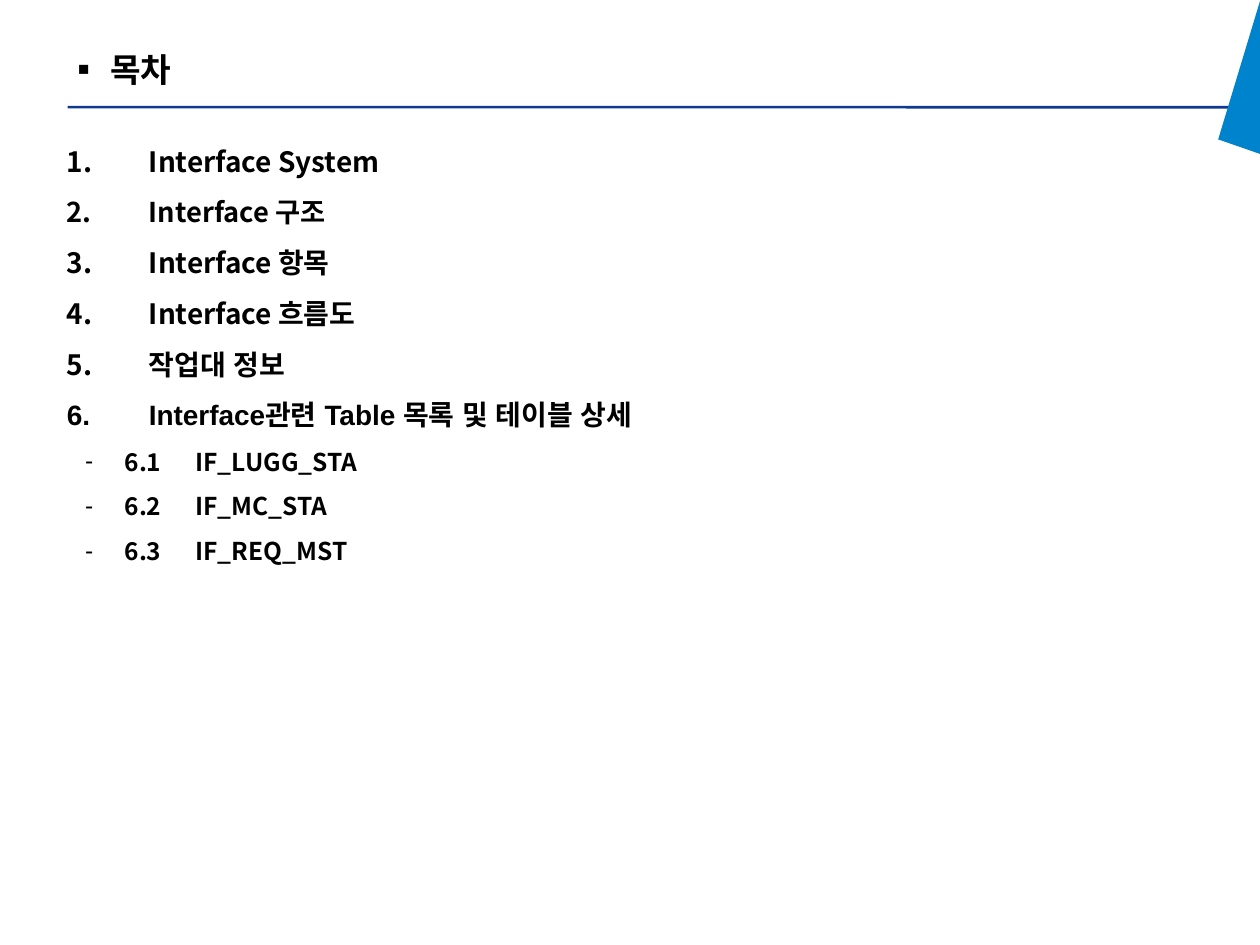
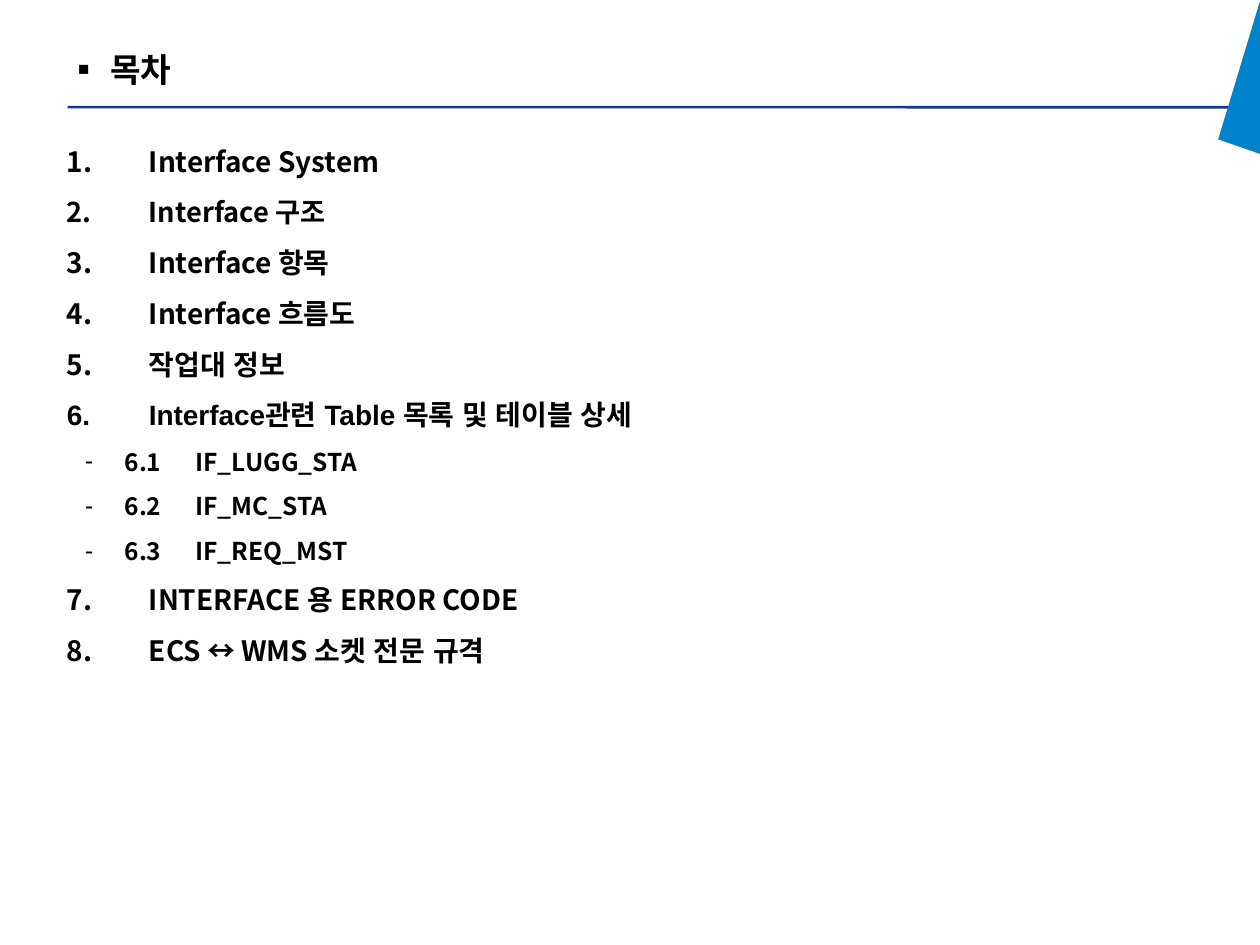
Before and after one commit to yeorijby-coder/KET_TASKs, a slide deck: slide 3 of 일반비_한국단자_WCS인터페이스정의서_20260714.pptx. Drawn at 1260x945 pixels with LibreOffice and Linux fonts; fonts in the diff are those of the drawing. Boxes give left, top, right and bottom in pixels: in the first picture for what was removed or moved away, otherwise in the second. Text is boxed around its words. In the diff, an @@ line names an element or a change of style, - is before the commit and + after.

```diff
--- a/일반비_한국단자_WCS인터페이스정의서_20260714.pptx
+++ b/일반비_한국단자_WCS인터페이스정의서_20260714.pptx
@@ text at (149,587,519,664): paragraphs added @@
+7. INTERFACE 용 ERROR CODE
+8. ECS ↔ WMS 소켓 전문 규격
```
Also in this commit, not shown: 1 other slide changed, 2 slides added.
